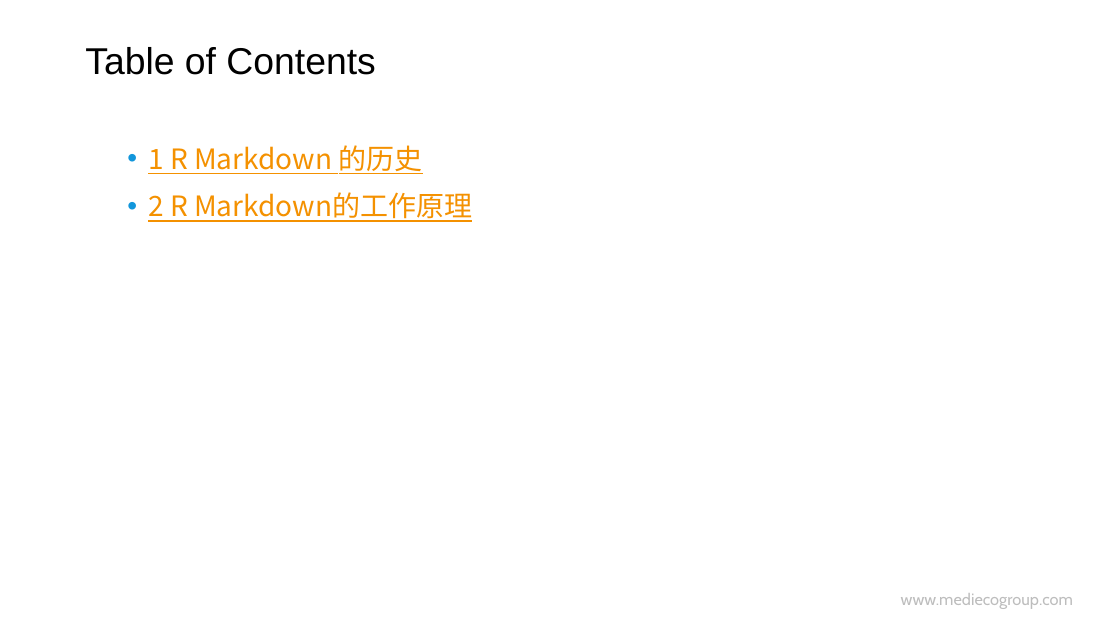
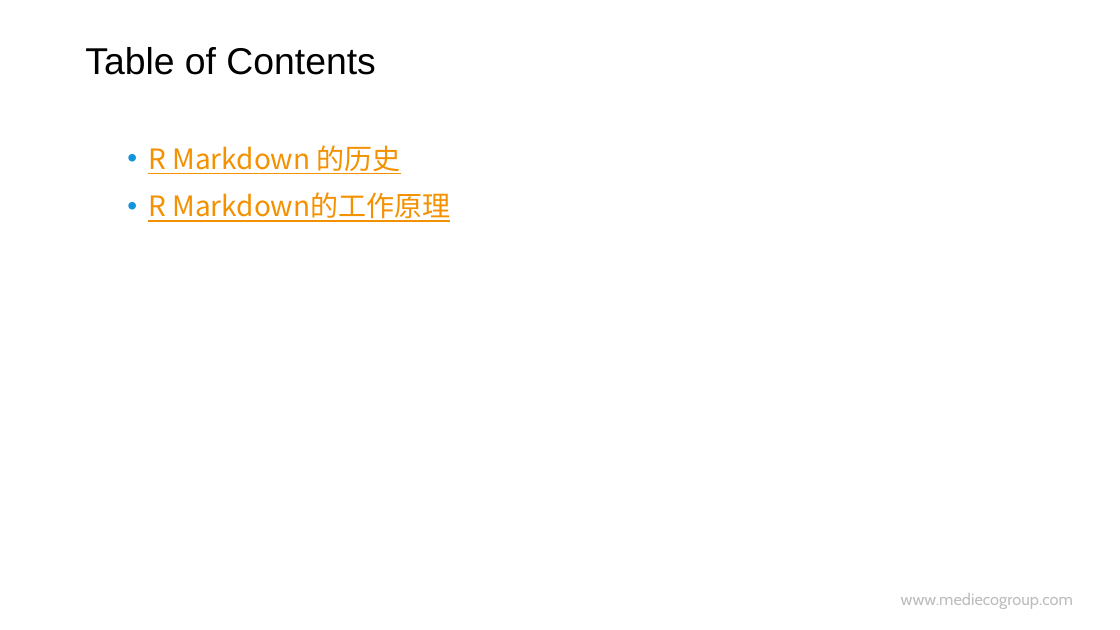
Before and after one commit to hao203/rmd_china, a slide deck: slide 2 of slides/01.History&Works/01-History-Works.pptx. Drawn at 1120x630 pixels with LibreOffice and Linux fonts; fonts in the diff are those of the drawing; background and template pictures are left out. Boxes give left, top, right and bottom in pixels: in the first picture for what was removed or moved away, otherwise in the second. Text is boxed around its words. In the diff, an @@ line names an element or a change of style, - is before the commit and + after.

```diff
--- a/slides/01.History&Works/01-History-Works.pptx
+++ b/slides/01.History&Works/01-History-Works.pptx
@@ text at (148,145,450,222): text changed @@
-  • 1 R Markdown 的历史
-  • 2 R Markdown的工作原理
+  • R Markdown 的历史
+  • R Markdown的工作原理
```
Also in this commit, not shown: 7 other slides changed, 1 slide added, 1 slide removed, 2 other files.
